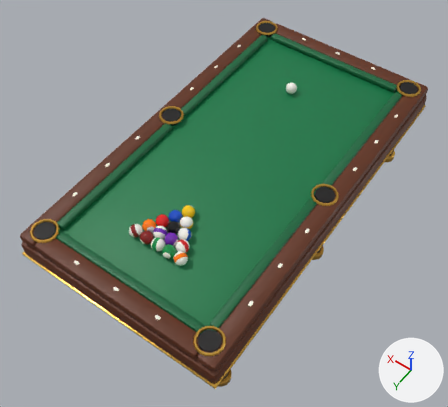
Renders of the FBX model blender/export/PoolTable.fbx from each side of a commit.
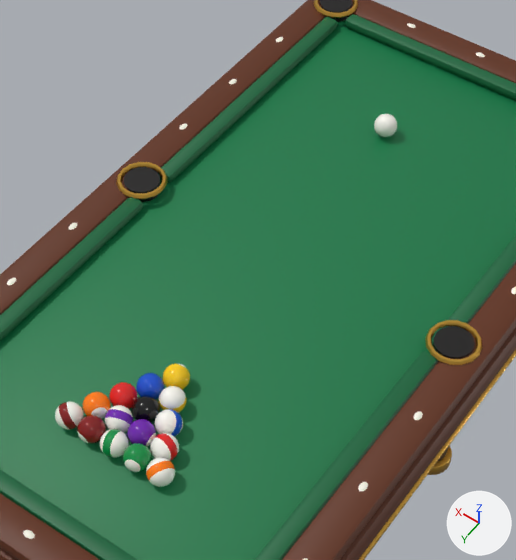
Each version appears first whole from a camera (50 mm lens) standing at (-7.56, 11.72, 18.32) and looking at (0.2, 0.86, 1.25), and next in a close-up on the part from 23% to 79% of the width and 7% to 74% of the height. The lights are fixed; the arrows at lower right show +X, +Y and +Z. The first two pictures are the older version. Vertices at exactly the same position are counted once.

Names of what the first close-up shows: 'PoolTable'.
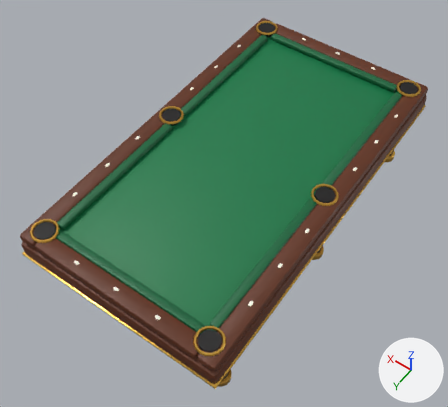
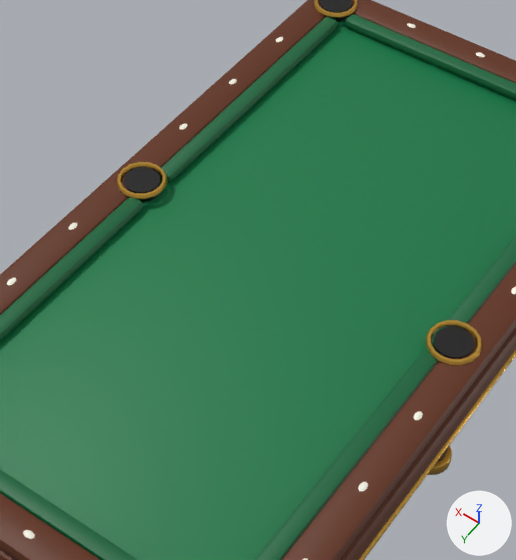
Edits to the scene script, one JSON object a line:
```json
{"block": "me_cube", "where": "# used by ob_pooltable; location = (0.0, 0.0, 0.0)"}
{"op": "remove", "block": "me_cube", "code": "me_cube.from_pydata(...)  # 7288 vertices, 14256 faces; spans x -3.7..3.7, y -6.7..6.7, z -0.01..3.42"}
{"op": "add", "block": "me_cube", "code": "me_cube.from_pydata(...)  # 4952 vertices, 9648 faces; spans x -3.7..3.7, y -6.7..6.7, z -0.01..3.25"}
{"block": "me_cube", "change": "me_cube part 1: 16 loose pieces with 2336 vertices, spanning x -1.06..1.06, y -3.81..4.68, z 3.0..3.42, are deleted"}
{"op": "remove", "block": "me_cube", "code": "me_cube.materials.append(mat_ball1)  # yellow #fac918"}
{"op": "remove", "block": "me_cube", "code": "me_cube.materials.append(mat_ballwhite)  # white #faf8f0"}
{"op": "remove", "block": "me_cube", "code": "me_cube.materials.append(mat_ball2)  # blue #184fc9"}
{"op": "remove", "block": "me_cube", "code": "me_cube.materials.append(mat_ball8)  # black #0a0a0c"}
{"op": "remove", "block": "me_cube", "code": "me_cube.materials.append(mat_ball3)  # red #dd2323"}
{"op": "remove", "block": "me_cube", "code": "me_cube.materials.append(mat_ball4)  # purple #6e23ac"}
{"op": "remove", "block": "me_cube", "code": "me_cube.materials.append(mat_ball5)  # orange #ff790c"}
{"op": "remove", "block": "me_cube", "code": "me_cube.materials.append(mat_ball6)  # green #0c8d44"}
{"op": "remove", "block": "me_cube", "code": "me_cube.materials.append(mat_ball7)  # red #831818"}
```

Location of each change, [x1, y1, x2, y2] in pixels of the close-ups (516 x 560 px):
```json
{"part": 1, "of": "me_cube", "change": "deleted", "before": [55, 114, 397, 487]}
```
